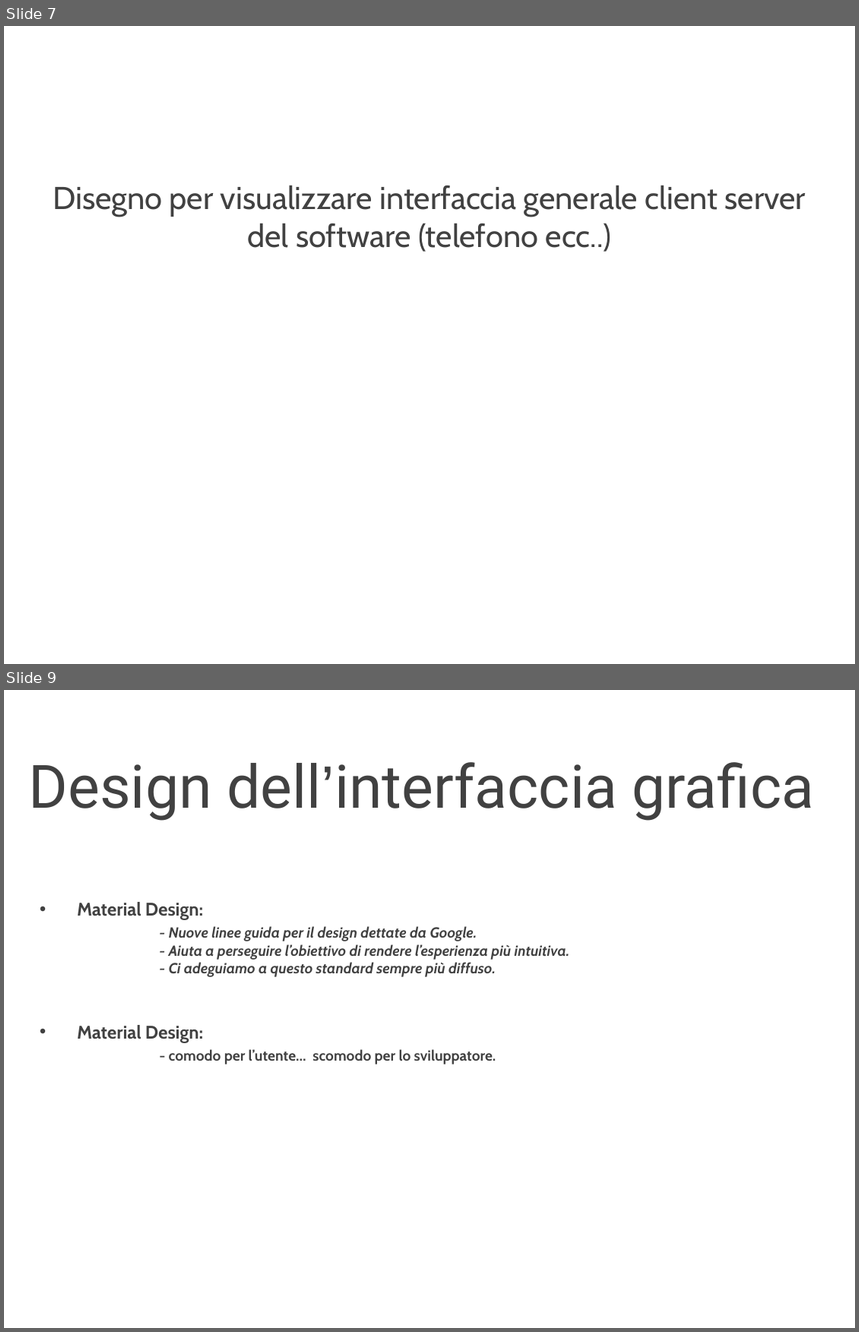
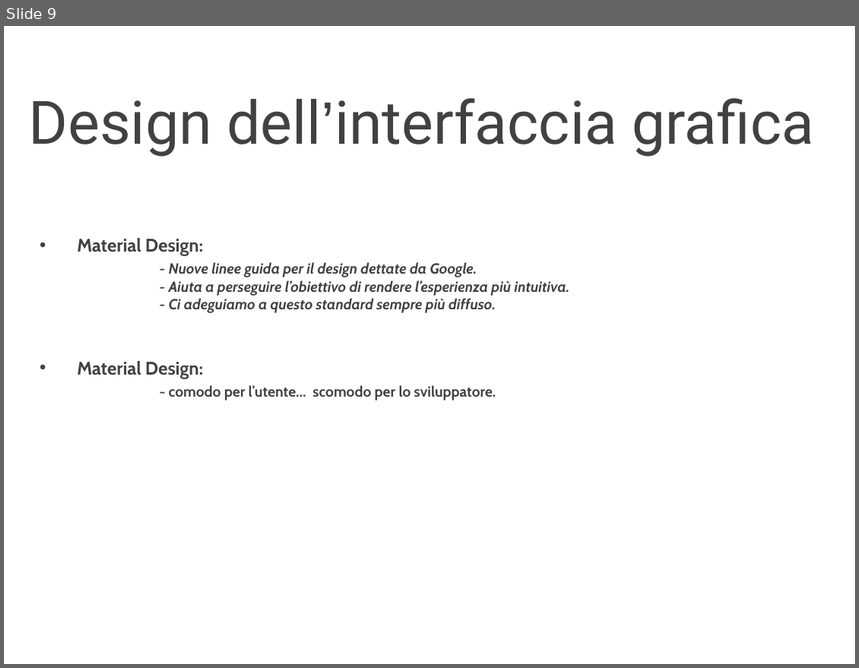
Before and after one commit to delchiaro/beaconav, a slide deck: documentation/presentazione.ppt. Shown one above the other, each under a label of ours: slides 7 and 9 before the commit, slide 9 after it; the slides between them are not shown. The pictures are 859x1332 and 859x668 pixels, drawn with LibreOffice and Linux fonts; fonts in the diff are those of the drawing; background and template pictures are left out. Boxes give left, top, right and bottom in pixels: in the first picture for what was removed or moved away, otherwise in the second. Text is boxed around its words. In the diff, an @@ line names an element or a change of style, - is before the commit and + after.

```diff
--- a/documentation/presentazione.ppt
+++ b/documentation/presentazione.ppt
@@ slide 7 removed at <box>4,26,855,664</box>, background picture (left out) @@
@@ text removed at <box>53,186,807,252</box> @@
-Disegno per visualizzare interfaccia generale client server del software (telefono ecc..)
```
Also in this commit, not shown: 5 slides changed, 2 slides added, 1 other slide removed.
